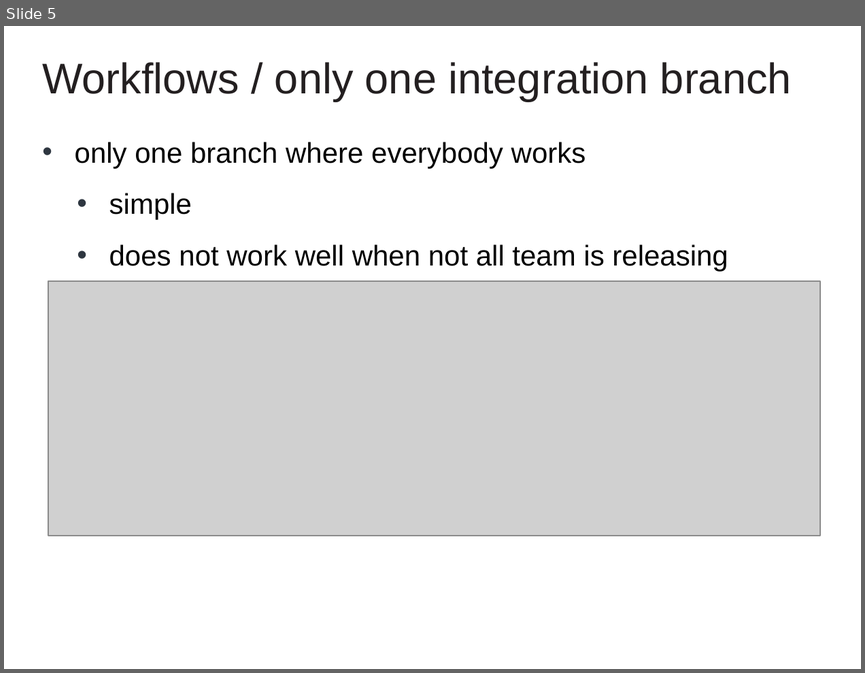
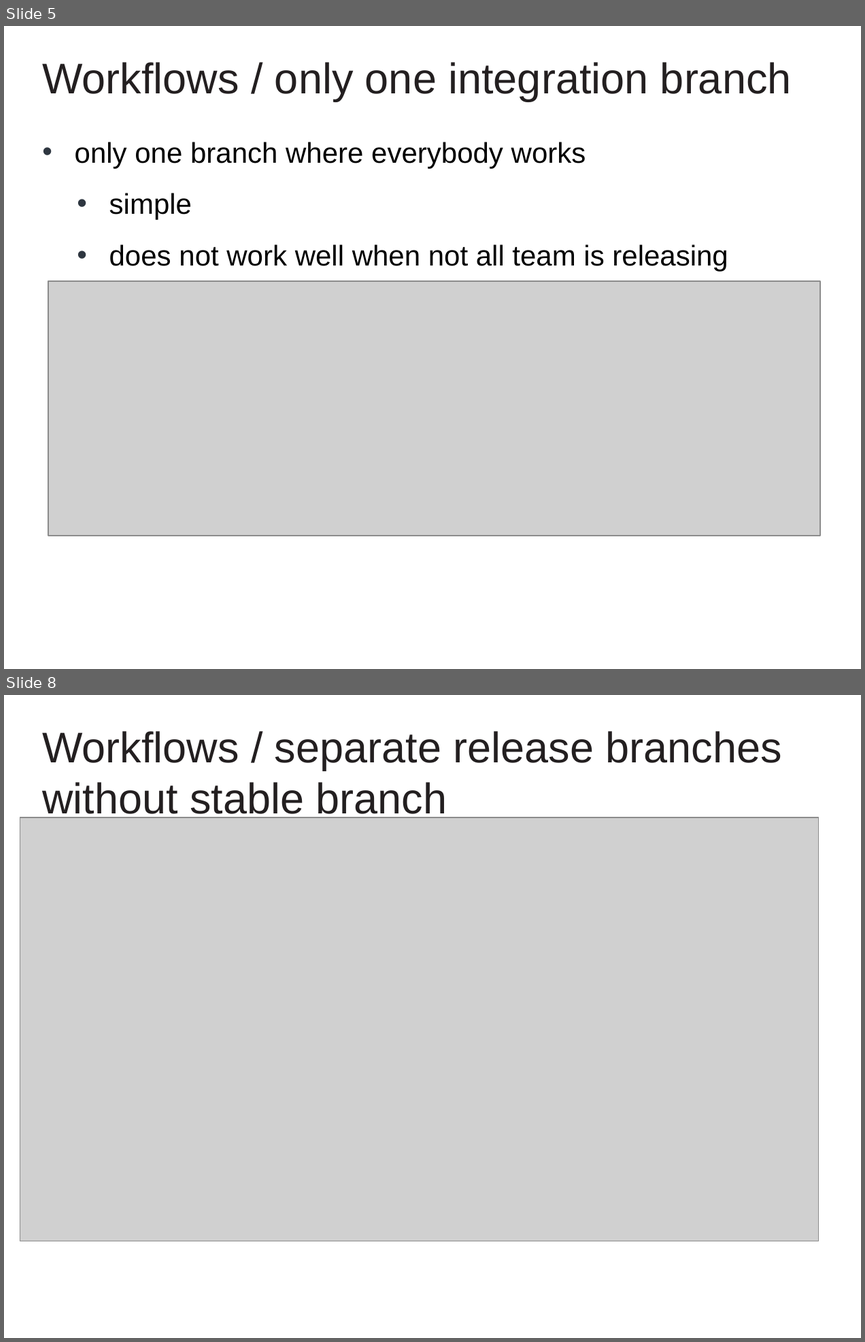
Before and after one commit to cvmocanu/git-presentation, a slide deck: GIT Presentation.pptx. Shown one above the other, each under a label of ours: slide 5 before the commit, slides 5 and 8 after it; the slides between them are not shown. The pictures are 865x673 and 865x1342 pixels, drawn with LibreOffice and Linux fonts; fonts in the diff are those of the drawing; grey boxes stand for pictures; background and template pictures are left out. Boxes give left, top, right and bottom in pixels: in the first picture for what was removed or moved away, otherwise in the second. Text is boxed around its words. In the diff, an @@ line names an element or a change of style, - is before the commit and + after.

Commit message:
workflows: more work

```diff
--- a/GIT Presentation.pptx
+++ b/GIT Presentation.pptx
@@ slide 8 added at (x1=4, y1=695, x2=861, y2=1338), background #FFFFFF @@
@@ text added at (x1=42, y1=731, x2=782, y2=821), 36 pt, text #231F20 @@
+Workflows / separate release branches without stable branch
@@ picture added at (x1=20, y1=817, x2=819, y2=1241) @@
```
Also in this commit, not shown: 1 slide changed, 1 other slide added, 7 other files.
